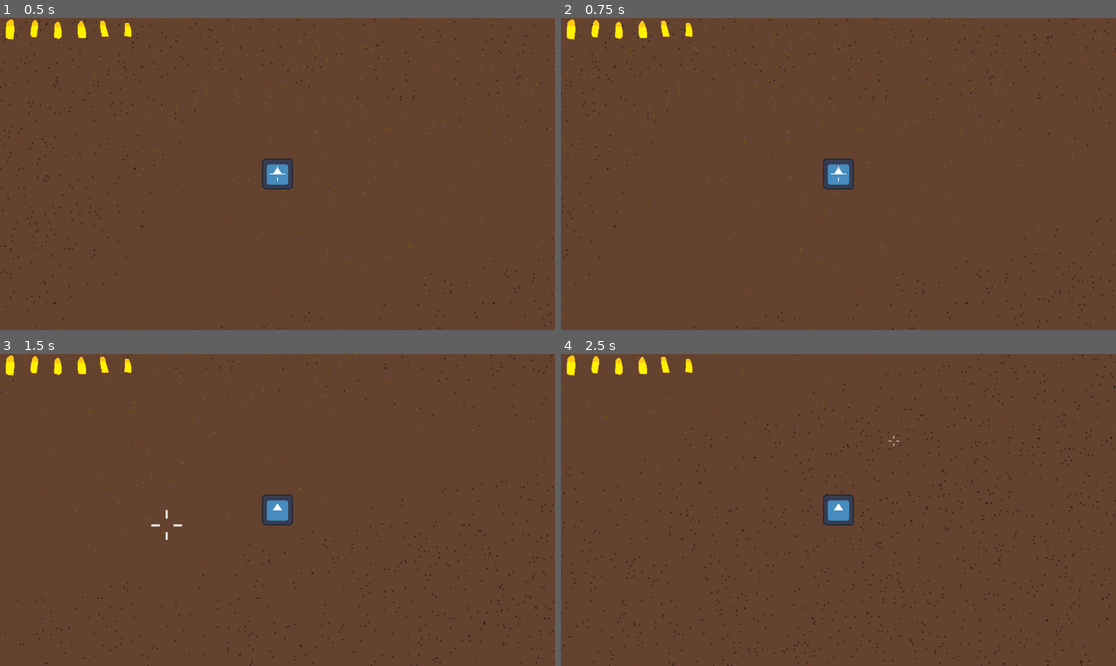
Above: before the commit, frames 1-4 (two rows, left to right).
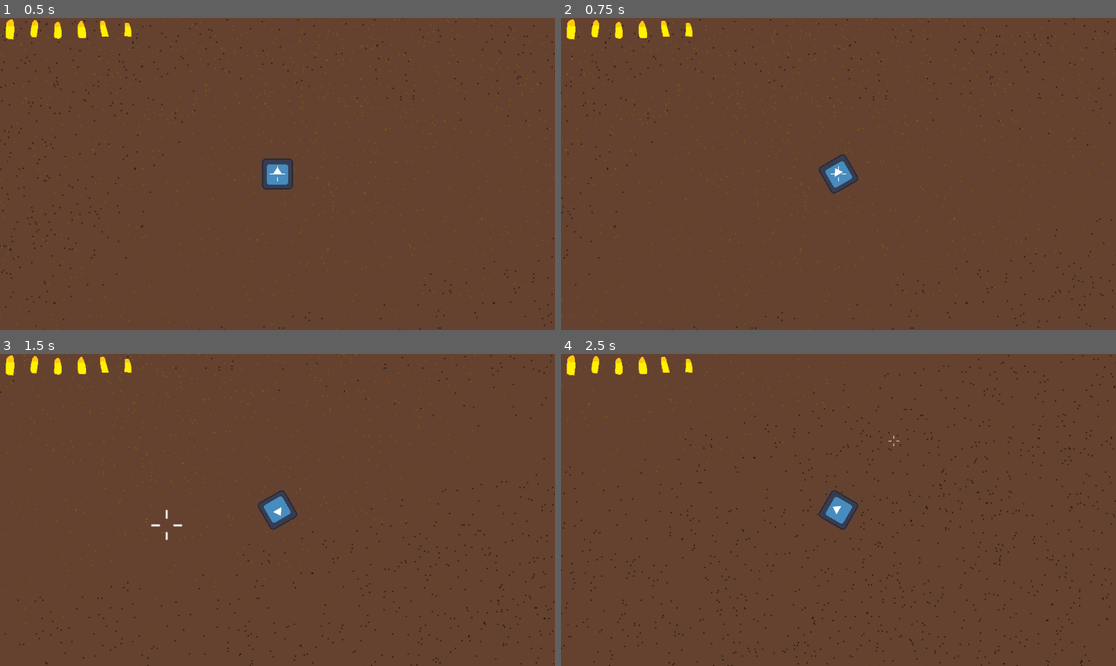
Above: after the commit, the same moments.

Repository: Niimphu/quickdraw
Game: Godot game, scene res://test.tscn
The game is run twice, just before and just after one commit, with the same random seed, the same clock (stepped at 60 frames per second) and the same inputs. The engine's default icon, where the game draws it, is replaced by a stand-in: a white triangle on a blue panel in a dark square.
Inputs (mouse positions are in pixels of both pictures, inside the frame that each line leads up to):
- Up to frame 1 (0.5 s): no input
- Up to frame 2 (0.75 s): tap Enter at 0.5 s; hold D (right) from 0.53 s (still down); hold Space (roll) from 0.53 s (still down)
- Up to frame 3 (1.5 s): move the mouse to (166, 525) at 1.27 s; release D (right) at 1.28 s; release Space (roll) at 1.28 s; hold S (down) from 1.28 s (still down); tap Space (roll) at 1.35 s
- Up to frame 4 (2.5 s): move the mouse to (894, 441) at 2.02 s; release S (down) at 2.03 s; hold D (right) from 2.03 s (still down); hold Mouse wheel down (scroll_down) from 2.03 s (still down); tap Space (roll) at 2.3 s

Frame 1 is identical in both runs. In frame 2, 0.3% of the frame differs, in the area x 46-54%, y 43-57%; in frame 3, 0.3%; in frame 4, 0.3%.

Commit message:
simple animation

Diff:
--- a/player.gd
+++ b/player.gd
@@ -6,6 +6,7 @@
 @export var RollCooldown: Timer
 @export var RollTime: Timer
 @export var move_speed := 300
+@export var Sprite : Sprite2D
 
 var direction := Vector2.ZERO
 var speed := move_speed
@@ -112,6 +113,20 @@
 	rolling = true
 	RollTime.start()
 
+	var tween := get_tree().create_tween()
+	var roll_direction: int
+	if direction.x > 0:
+		roll_direction = 360
+	elif direction.x < 0:
+		roll_direction = -360
+	elif get_global_mouse_position().x - global_position.x > 0:
+		roll_direction = 360
+	else:
+		roll_direction = -360
+	tween.tween_property(Sprite, "rotation_degrees", roll_direction, 0.2)
+	await tween.finished
+	Sprite.rotation = 0
+
 
 func _on_roll_time_timeout() -> void:
 	rolling = false
--- a/player.tscn
+++ b/player.tscn
@@ -10,13 +10,15 @@
 [sub_resource type="CircleShape2D" id="CircleShape2D_i3pqv"]
 radius = 33.13608
 
-[node name="Player" type="CharacterBody2D" unique_id=1997606648 node_paths=PackedStringArray("Gun", "ChargeInterval", "FocusFireWindow", "RollCooldown", "RollTime")]
+[node name="Player" type="CharacterBody2D" unique_id=1997606648 node_paths=PackedStringArray("Gun", "ChargeInterval", "FocusFireWindow", "RollCooldown", "RollTime", "Sprite")]
+motion_mode = 1
 script = ExtResource("1_onrkg")
 Gun = NodePath("Revolver")
 ChargeInterval = NodePath("Timers/ChargeInterval")
 FocusFireWindow = NodePath("Timers/FocusFireWindow")
 RollCooldown = NodePath("Timers/RollCooldown")
 RollTime = NodePath("Timers/RollTime")
+Sprite = NodePath("Sprite2D")
 
 [node name="Sprite2D" type="Sprite2D" parent="." unique_id=831062429]
 scale = Vector2(0.5, 0.5)
